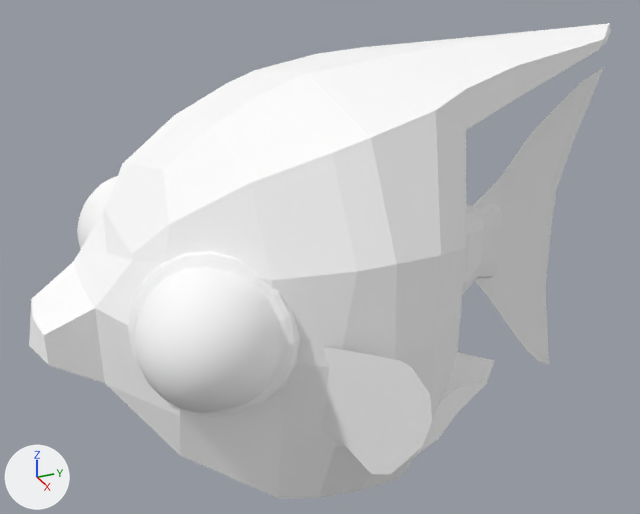
The glTF model frontend/assets/models3d/packs/quaternius-fbx/moorish_idol.glb as it was, and as the next commit left it.
Both versions are drawn from a 50 mm lens placed at (3.27, -1.43, 1.72), pointed at (-0.03, 0.06, 0.07). Every picture has the same lights, and +X, +Y and +Z are marked at lower left. The first picture is the older version. Where no turn or scale is listed for an object, it has been applied to the vertices.

Names of what the first picture shows: 'MoorishIdol'.
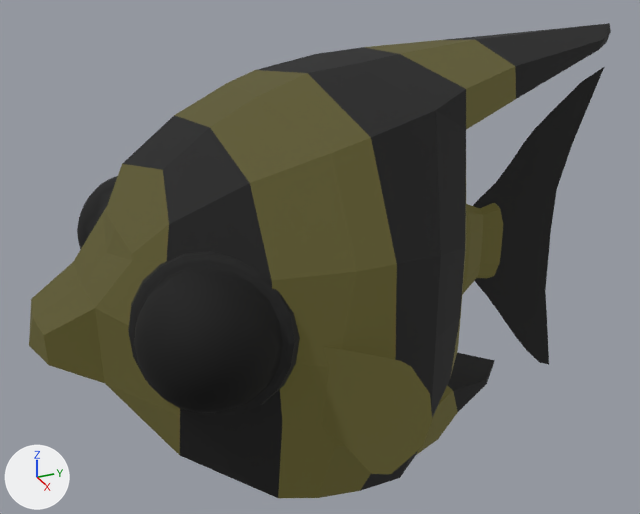
Diff of the bpy script that builds the scene:
```diff
--- a/frontend/assets/models3d/packs/quaternius-fbx/moorish_idol.glb.py
+++ b/frontend/assets/models3d/packs/quaternius-fbx/moorish_idol.glb.py
@@ mat_material_0 @@
 mat_material_0 = principled_material('Material_0')
-mat_material_0.base_color = (1.0, 1.0, 1.0)  # white #ffffff
+mat_material_0.base_color = (0.0492, 0.0438, 0.0102)  # dark yellow #3f3b1a
 mat_material_0.roughness = 0.85
+mat_material_0.emission_color = (0.0492, 0.0438, 0.0102)  # dark yellow #3f3b1a
+mat_material_0.emission_strength = 1.0
@@ mat_material_1 @@
 mat_material_1 = principled_material('Material_1')
-mat_material_1.base_color = (1.0, 1.0, 1.0)  # white #ffffff
+mat_material_1.base_color = (0.00315, 0.00315, 0.00315)  # black #0a0a0a
 mat_material_1.roughness = 0.85
@@ mat_material_2 @@
 mat_material_2 = principled_material('Material_2')
-mat_material_2.base_color = (1.0, 1.0, 1.0)  # white #ffffff
+mat_material_2.base_color = (0.000771, 0.000771, 0.000771)  # black #030303
 mat_material_2.roughness = 0.85
```

Where the change shows, as pixel boxes [x1, y1, x2, y2] in the pictures (640 x 514 px):
'MoorishIdol', recoloured, surface changed (darker)
    both: [29, 23, 611, 498]
